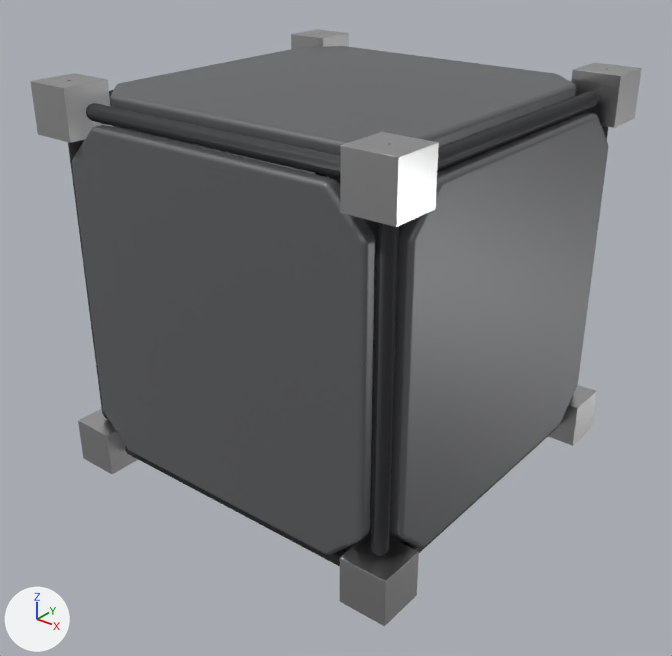
The glTF model art_src/part_hull_small/SM_PartHullSmall.glb as it was, and as the next commit left it.
Before and after are seen from a camera (50 mm lens) standing at (0.673, -0.86, 0.455) and looking at (0.009, -0.03, -0.06). The lights are fixed; the arrows at lower left show +X, +Y and +Z. The first picture is the older version. Vertices at exactly the same position are counted once.

The older version as bpy lines, for what is in view:
```python
mat_m_metal_bare = principled_material('M_Metal_Bare')
mat_m_metal_bare.base_color = (0.62, 0.62, 0.62)  # light grey #cecece
mat_m_metal_bare.metallic = 1.0
mat_m_metal_bare.roughness = 0.32
mat_m_paint_primary = principled_material('M_Paint_Primary')
mat_m_paint_primary.base_color = (0.16, 0.165, 0.17)  # grey #6f7173
mat_m_paint_primary.metallic = 0.4
mat_m_paint_primary.roughness = 0.42
mat_m_paint_secondary = principled_material('M_Paint_Secondary')
mat_m_paint_secondary.base_color = (0.045, 0.047, 0.05)  # dark grey #3c3d3f
mat_m_paint_secondary.metallic = 0.5
me_sm_parthullsmall = bpy.data.meshes.new('SM_PartHullSmall')
me_sm_parthullsmall.from_pydata(...)  # 3900 vertices, 7696 faces; spans x -0.25..0.25, y -0.25..0.25, z -0.25..0.25
# faces by material slot: [2280, 1864, 2000, 1552]
me_sm_parthullsmall.materials.append(mat_m_paint_primary)  # grey #6f7173
me_sm_parthullsmall.materials.append(mat_m_paint_secondary)  # dark grey #3c3d3f
me_sm_parthullsmall.materials.append(mat_m_metal_bare)  # light grey #cecece
me_sm_parthullsmall.materials.append(mat_m_rubber_dark)  # black #242427
ob_sm_parthullsmall = bpy.data.objects.new('SM_PartHullSmall', me_sm_parthullsmall)
ob_sm_parthullsmall.location = (0.0, 0.0, 0.0)
```
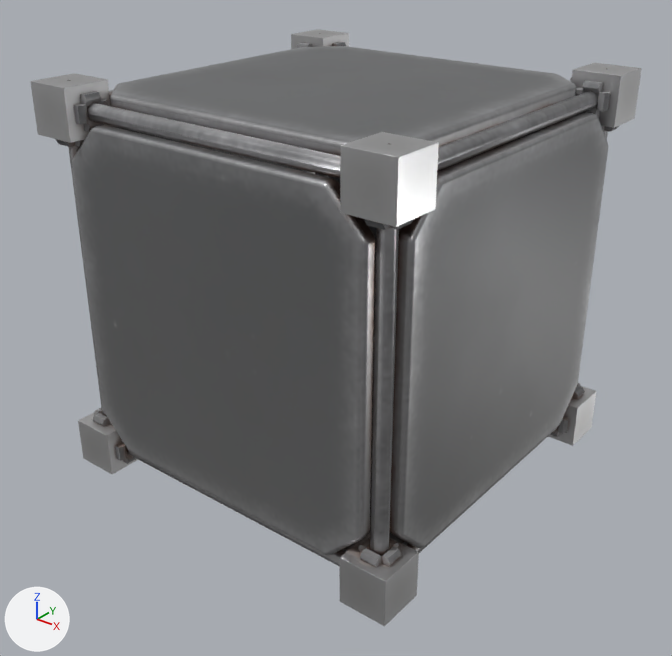
Where the change shows, as pixel boxes [x1, y1, x2, y2] in the pictures (672 x 656 px):
'SM_PartHullSmall', surface changed, reshaped (lighter): [30, 29, 642, 626] in both
part 1 of me_sm_parthullsmall, added: after [115, 442, 127, 461]
part 2 of me_sm_parthullsmall, added: after [123, 454, 136, 464]
part 3 of me_sm_parthullsmall, added: after [74, 104, 89, 124]
part 4 of me_sm_parthullsmall, added: after [98, 99, 108, 106]
part 5 of me_sm_parthullsmall, added: after [83, 119, 104, 132]
part 6 of me_sm_parthullsmall, added: after [80, 91, 101, 106]
part 7 of me_sm_parthullsmall, added: after [332, 42, 346, 46]
part 8 of me_sm_parthullsmall, added (mostly hidden): after [55, 42, 619, 568]
part 9 of me_sm_parthullsmall, surface changed (lighter): [53, 32, 624, 626] in both

Diff of the bpy script that builds the scene:
```diff
--- a/art_src/part_hull_small/SM_PartHullSmall.glb.py
+++ b/art_src/part_hull_small/SM_PartHullSmall.glb.py
@@ mat_m_paint_primary @@
 n0 = _N.new('ShaderNodeBsdfPrincipled'); n0.name = 'Principled BSDF'
-n0.inputs[0].default_value = (0.16, 0.165, 0.17, 1.0)  # 'Base Color', grey #6f7173
-n0.inputs[1].default_value = 0.4  # 'Metallic'
-n0.inputs[2].default_value = 0.42  # 'Roughness'
 n1 = _N.new('ShaderNodeOutputMaterial'); n1.name = 'Material Output'
+n2 = _N.new('ShaderNodeTexImage'); n2.name = 'Image Texture'
+n2.image = img_t_sm_parthullsmall_d
+n3 = _N.new('ShaderNodeSeparateColor'); n3.name = 'Separate Color'
+n4 = _N.new('ShaderNodeTexImage'); n4.name = 'Image Texture.001'
+n4.image = img_t_sm_parthullsmall_rm
 _L.new(n0.outputs[0], n1.inputs[0])  # 'BSDF' to 'Surface'
+_L.new(n2.outputs[0], n0.inputs[0])  # 'Color' to 'Base Color'
+_L.new(n3.outputs[2], n0.inputs[1])  # 'Blue' to 'Metallic'
+_L.new(n3.outputs[1], n0.inputs[2])  # 'Green' to 'Roughness'
+_L.new(n4.outputs[0], n3.inputs[0])  # 'Color' to 'Color'
@@ mat_m_paint_secondary @@
 n0 = _N.new('ShaderNodeBsdfPrincipled'); n0.name = 'Principled BSDF'
-n0.inputs[0].default_value = (0.045, 0.047, 0.05, 1.0)  # 'Base Color', dark grey #3c3d3f
-n0.inputs[1].default_value = 0.5  # 'Metallic'
 n1 = _N.new('ShaderNodeOutputMaterial'); n1.name = 'Material Output'
+n2 = _N.new('ShaderNodeTexImage'); n2.name = 'Image Texture'
+n2.image = img_t_sm_parthullsmall_d
+n3 = _N.new('ShaderNodeSeparateColor'); n3.name = 'Separate Color'
+n4 = _N.new('ShaderNodeTexImage'); n4.name = 'Image Texture.001'
+n4.image = img_t_sm_parthullsmall_rm
 _L.new(n0.outputs[0], n1.inputs[0])  # 'BSDF' to 'Surface'
+_L.new(n2.outputs[0], n0.inputs[0])  # 'Color' to 'Base Color'
+_L.new(n3.outputs[2], n0.inputs[1])  # 'Blue' to 'Metallic'
+_L.new(n3.outputs[1], n0.inputs[2])  # 'Green' to 'Roughness'
+_L.new(n4.outputs[0], n3.inputs[0])  # 'Color' to 'Color'
@@ mat_m_metal_bare @@
 n0 = _N.new('ShaderNodeBsdfPrincipled'); n0.name = 'Principled BSDF'
-n0.inputs[0].default_value = (0.62, 0.62, 0.62, 1.0)  # 'Base Color', light grey #cecece
-n0.inputs[1].default_value = 1.0  # 'Metallic'
-n0.inputs[2].default_value = 0.32  # 'Roughness'
 n1 = _N.new('ShaderNodeOutputMaterial'); n1.name = 'Material Output'
+n2 = _N.new('ShaderNodeTexImage'); n2.name = 'Image Texture'
+n2.image = img_t_sm_parthullsmall_d
+n3 = _N.new('ShaderNodeSeparateColor'); n3.name = 'Separate Color'
+n4 = _N.new('ShaderNodeTexImage'); n4.name = 'Image Texture.001'
+n4.image = img_t_sm_parthullsmall_rm
 _L.new(n0.outputs[0], n1.inputs[0])  # 'BSDF' to 'Surface'
+_L.new(n2.outputs[0], n0.inputs[0])  # 'Color' to 'Base Color'
+_L.new(n3.outputs[2], n0.inputs[1])  # 'Blue' to 'Metallic'
+_L.new(n3.outputs[1], n0.inputs[2])  # 'Green' to 'Roughness'
+_L.new(n4.outputs[0], n3.inputs[0])  # 'Color' to 'Color'
@@ mat_m_paint_secondary_weld @@
+mat_m_paint_secondary_weld = bpy.data.materials.new('M_Paint_Secondary_Weld')
+# uses the picture img_t_sm_parthullsmall_d
+# uses the picture img_t_sm_parthullsmall_rm
@@ me_sm_parthullsmall @@
-me_sm_parthullsmall.from_pydata(...)  # 3900 vertices, 7696 faces; spans x -0.25..0.25, y -0.25..0.25, z -0.25..0.25
+me_sm_parthullsmall.from_pydata(...)  # 5052 vertices, 9616 faces; spans x -0.25..0.25, y -0.25..0.25, z -0.25..0.25
+# me_sm_parthullsmall part 1: a new loose piece, a 6-sided cylinder along z spanning x -0.193..-0.179, y -0.24..-0.228, z -0.23..-0.21, in mat_m_paint_secondary_weld
+# me_sm_parthullsmall part 2: a new loose piece, a 6-sided cylinder along y spanning x -0.193..-0.179, y -0.23..-0.21, z -0.24..-0.228, in mat_m_paint_secondary_weld
+# me_sm_parthullsmall part 3: a new loose piece, a 6-sided cylinder along z spanning x -0.193..-0.179, y -0.24..-0.228, z 0.21..0.23, in mat_m_paint_secondary_weld
+# me_sm_parthullsmall part 4: a new loose piece, a 6-sided cylinder along z spanning x -0.193..-0.179, y -0.212..-0.2, z 0.21..0.23, in mat_m_paint_secondary_weld
+# me_sm_parthullsmall part 5: a new loose piece, a 6-sided cylinder along y spanning x -0.193..-0.179, y -0.23..-0.21, z 0.2..0.212, in mat_m_paint_secondary_weld
+# me_sm_parthullsmall part 6: a new loose piece, a 6-sided cylinder along y spanning x -0.193..-0.179, y -0.23..-0.21, z 0.228..0.24, in mat_m_paint_secondary_weld
+# me_sm_parthullsmall part 7: a new loose piece, a 6-sided cylinder along y spanning x -0.193..-0.179, y 0.21..0.23, z 0.228..0.24, in mat_m_paint_secondary_weld
+# me_sm_parthullsmall part 8: 792 vertices added at x -0.241..0.241, y -0.241..0.241, z -0.24..0.24
+# me_sm_parthullsmall part 9: 7696 kept faces spanning x -0.25..0.25, y -0.25..0.25, z -0.25..0.25 get new texture (UV) coordinates
+# other edits to the shape of me_sm_parthullsmall do not show in these pictures
 me_sm_parthullsmall.materials.append(mat_m_paint_primary)
@@ me_sm_parthullsmall @@
 me_sm_parthullsmall.materials.append(mat_m_rubber_dark)
+me_sm_parthullsmall.materials.append(mat_m_paint_secondary_weld)
```
